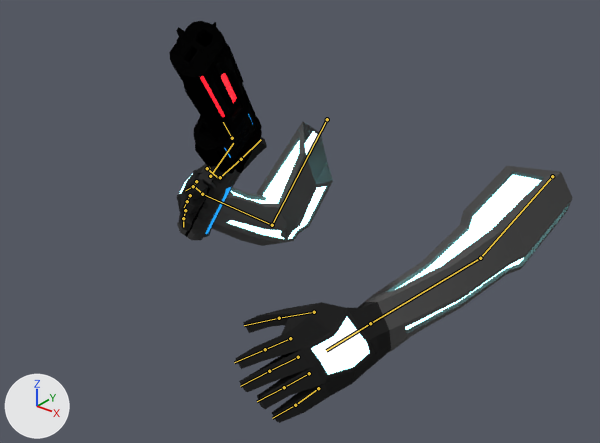
An edit to the Blender file Assets/weapons/revolver/Sci Fi Arms v2 Revolver Unity.blend, drawn before and after from the same camera.
Camera for both pictures: a camera (50 mm lens) standing at (33.4, -54.0, 21.7) and looking at (0.4, -12.8, -3.9). The axes (+X, +Y, +Z) are drawn at lower left. The lights are the same throughout. Both versions are drawn at frame 43 of the action 'vmSpin'; the numbers are the values there. The bones that bend it are drawn over the model as lines.

The first picture shows 'Arms', 'Revolver'.
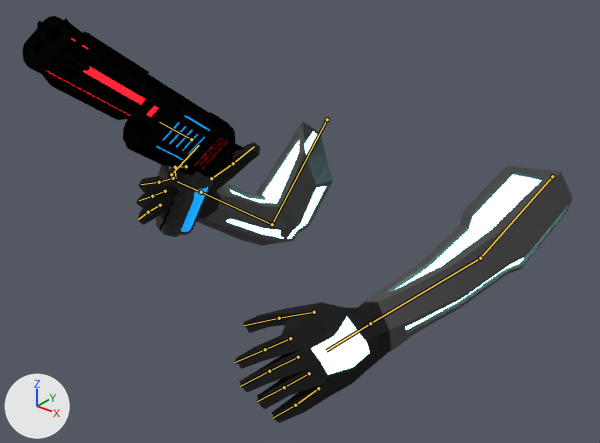
Commit message: fixed clipping issue on Revolver

Pixel boxes [x1, y1, x2, y2] of what changed, in the pictures (600 x 443 px):
'Arms', posed (10% wider): before [177, 122, 573, 423]; after [136, 122, 573, 423]
'Revolver', posed (137% wider): before [169, 21, 262, 240]; after [22, 16, 244, 237]

The change, as a diff of the scene's bpy script:
```diff
--- a/Assets/weapons/revolver/Sci Fi Arms v2 Revolver Unity.blend.py
+++ b/Assets/weapons/revolver/Sci Fi Arms v2 Revolver Unity.blend.py
@@ bone_handik_r @@
 bone_handik_r = bpy.data.objects['vmArmature'].pose.bones['HandIK.R']  # child of 'root'
-bone_handik_r.location = (-1.44, -0.08, 0.18)
-bone_handik_r.rotation_quaternion = (0.923, 0.118, 0.39, 0.028)  # degrees (19, 44, 11)
+bone_handik_r.location = (-1.45, -0.04, 0.18)
+bone_handik_r.rotation_quaternion = (0.95, 0.107, 0.265, 0.192)  # degrees (20, 27, 28)
```
